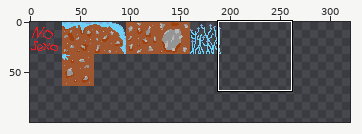
Two states of a sprite sheet, Up Unwell/sprites/Tilesetbasic_spr/4378e4c5-f0f6-46a4-8396-6d14f2b74e54.png. Above, an overview of the earlier version with the close-up marked.
Close-up. First the earlier version:
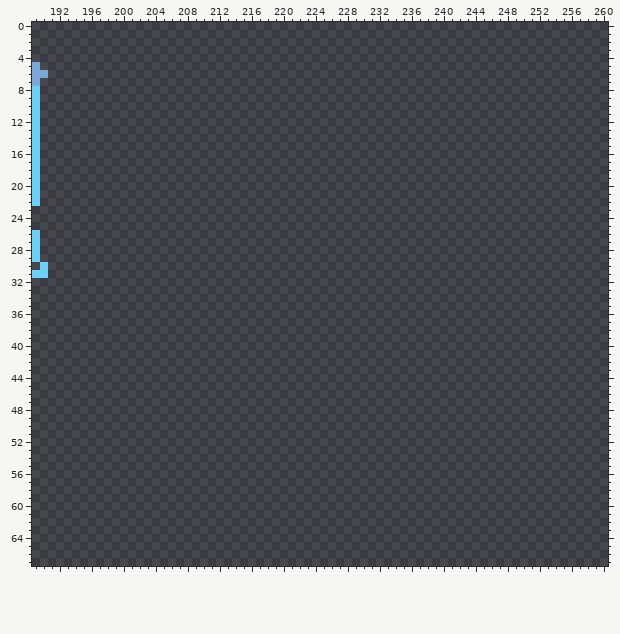
The file is 320x320 pixels. Shown: x 189..260, y 0..67. The wide view leaves out empty margins. The commit also changed other parts of the picture, which this record leaves out.
After:
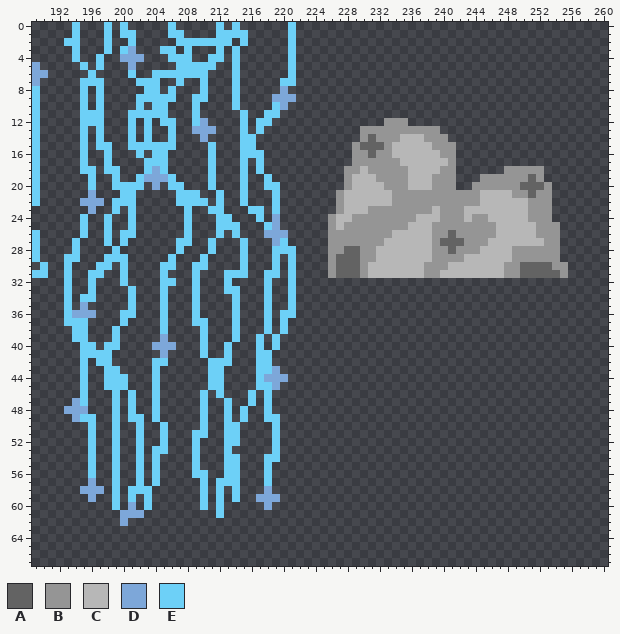
Palette (. is transparent): A #636363  B #959595  C #b7b7b7  D #7da7d9  E #6dd0f7
The edit:
Changed rows in their new state; - is an unchanged pixel.
first column x 193:
 0 -E---E-E-----E-----E-E------E----------------------------------
 1 -E---E-EE----EE----EEEE-----E----------------------------------
 2 EE---E--E-----EEEEEEE-E-----E----------------------------------
 3 -E---E-ED---EE-E---E-E------E----------------------------------
 4 -E--E--DDD---EEE--EE-E------E----------------------------------
 5 --E-E---D-----EEEEE--E------E----------------------------------
 6 ---E----E--EEEEEEE---E------E----------------------------------
 7 --EEE----EEE--E--E---E-----EE----------------------------------
 8 --E-E-----EE-E---E---E-----D-----------------------------------
 9 --E-E----EEEEE--EE---E----DDD----------------------------------
10 --E-E----E-EE---E----E----ED-----------------------------------
11 --EEE---EEEEE---E-----E--EE------------------------------------
12 --EEE---E-E-EE--ED----E-EE--------------BBB--------------------
13 --E-E---E-E--E--DDD---E-E------------BBBBBBBBBB----------------
14 --E-E---E-E--E---D----EE-------------BABBBCCCBBB---------------
15 --E-EE--EEEEEE----E---EE------------BAAABCCCCCBBB--------------
16 --E--E---E-EE-----E---EEE-----------BBABBCCCCCCBB--------------
17 --E--E----EEE-----E---E-E-----------BBBBBBCCCCCCB--------------
18 --EE-EE---EDE-----E---E-E----------BBCBBBBBCCCCBB------BBBBB---
19 ---E--E--EDDDE----E---E--E---------BCCCBBBBCCCBBB---BBBBBBAB---
20 ---E--EEEE-D-EE---E---E--EE--------BCCCCBBBCCCBBB--BBBBBBAAAB--
21 ---D---EE-----EEE--E--E---E-------BCCCCCCBBBBBBBBBBBCCCCBBABB--
22 --DDD-EEE-----EEEE-E--E---E-------BCCCCCCBBBBBBBBBBBCCCCCCBBB--
23 ---D--E-E------E--EE---EE-E-------BCCCBBBBBBBBCBBBCCCCCCCCBBB--
24 --E--E--E------E---EE---E-D------BCCBBBBBBBBCCCBBBCBBCCCCCBBB--
25 --E--E--E------E---EEE---ED------BCBBBBBBBBCCCBBBBBBBBCCCCCBBB-
26 --E--E-EE------E---E-E---DDD-----BBBBBBBBCCCCCBBABBBBBCCCCCBBB-
27 -E---E-E------EE--E---E---DE-----BBBBBBBCCCCCCBAAABBBCCCCCCCBB-
28 -E----E-------E---E---E---EEE----BBAABBCCCCCCCBBABBBCCCCBBBBBB-
29 EE---EEE-----E---E----E---E-E----BAAABBCCCCCCCBBBBCCCCCCBBBBBB-
30 E---EE-E----EE--EE----E---E-E----BAAABCCCCCCCBBBCCCCCCCBBAAAABB
31 E--EE--E----E---E---EEE--EE-E----BAAABCCCCCCCBBCCCCCCCCBBAAAAAB
32 E--E---E----EE--E---E----E--E----------------------------------
33 E--E----E---E---E---EE---E--E----------------------------------
34 E-EE----E---E---E----E---E--E----------------------------------
35 E-D-----E---E---E----E---E--E----------------------------------
36 EDDD---EE---E---E----E---E-EE----------------------------------
37 EEE----E----E---EE---E---E-E-----------------------------------
38 -EE---E-----E----E---E---E-E-----------------------------------
39 -EE---E-----D----E---E--E-E------------------------------------
40 --EE-EE----DDD---E--E---E-E------------------------------------
41 --EEEE------D----E--E---EE-------------------------------------
42 --E-EE-----EE-----EEE---EE-------------------------------------
43 --E--EE----E------EE----EED------------------------------------
44 --E--EEE---E------EE----EDDD-----------------------------------
45 --E--EEE---E------EE----EED------------------------------------
46 --E---E-E--E-----E-E---E-E-------------------------------------
47 -DE---E-E--E-----E--E--E-E-------------------------------------
48 DDD---E-E--E-----E--E-E--E-------------------------------------
49 -DEE--E-EE-E-----E--E-E--EE------------------------------------
50 ---E--E--E--E----E--EE----E------------------------------------
51 ---E--E--E--E---EE--EE----E------------------------------------
52 ---E--E--E--E---E---EE----E------------------------------------
53 ---E--E--E-EE---E---E-----E------------------------------------
54 ---E--E--E-E----E---EE---EE------------------------------------
55 ---E--E--E-E----E---EE---E-------------------------------------
56 ---E--E--E-E----EE--EE---E-------------------------------------
57 ---D--E--E-E-----E-EEE---E-------------------------------------
58 --DDD-E-EEE------E-E-E---D-------------------------------------
59 ---D--E-E-E------E-E-E--DDD------------------------------------
60 ------E-D-E------E-E-----D-------------------------------------
61 -------DDD---------E-------------------------------------------
62 -------D-------------------------------------------------------
